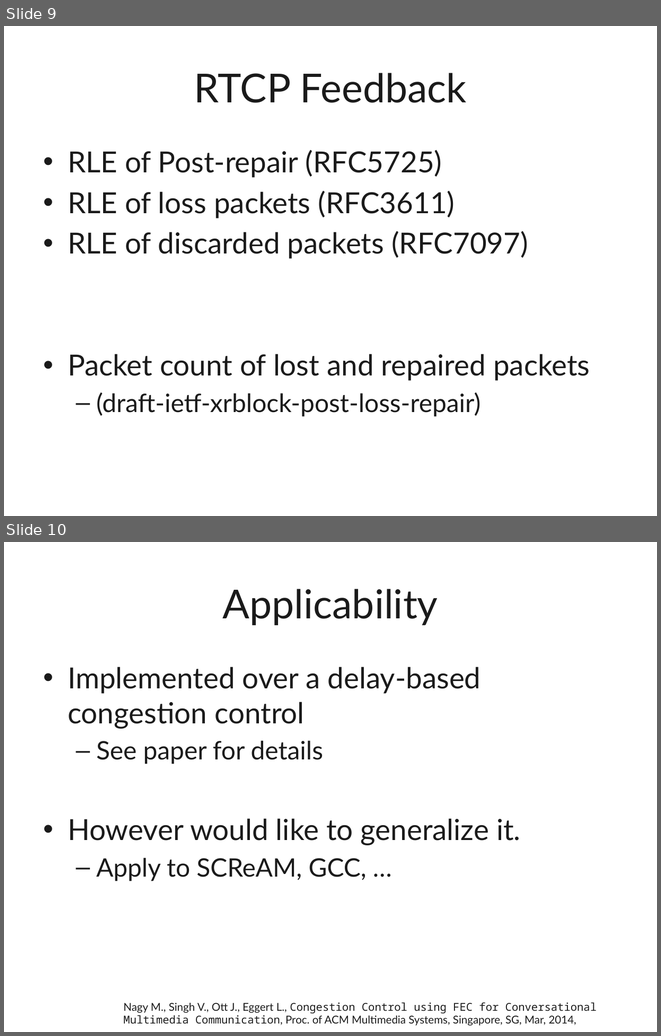
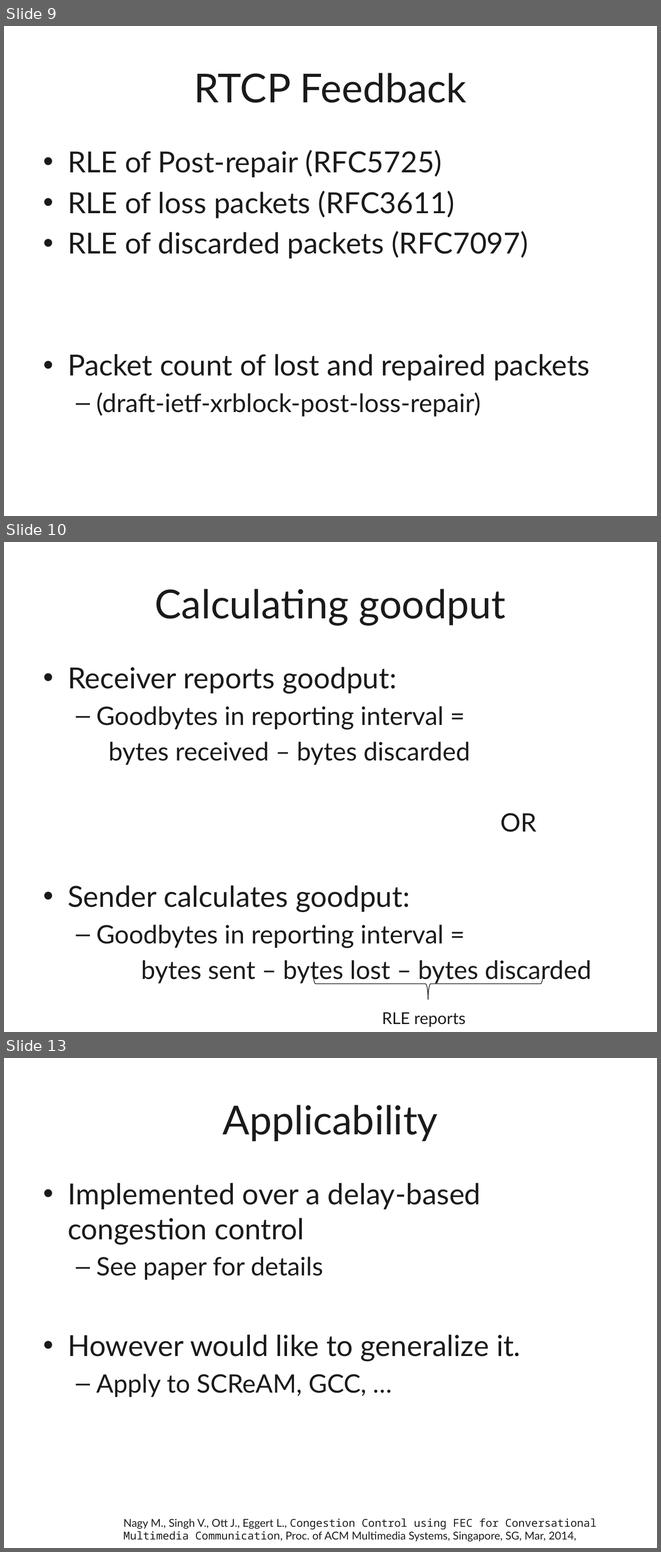
Before and after one commit to protocols-comnet/rmcat-adaptive-fec, a slide deck: presentations/91-rmcat-adaptive-fec.pptx. Shown one above the other, each under a label of ours: slides 9 and 10 before the commit, slides 9, 10 and 13 after it; the slides between them are not shown. The pictures are 661x1036 and 661x1552 pixels, drawn with LibreOffice and Linux fonts; fonts in the diff are those of the drawing. Boxes give left, top, right and bottom in pixels: in the first picture for what was removed or moved away, otherwise in the second. Text is boxed around its words. In the diff, an @@ line names an element or a change of style, - is before the commit and + after.

```diff
--- a/presentations/91-rmcat-adaptive-fec.pptx
+++ b/presentations/91-rmcat-adaptive-fec.pptx
@@ slide 10 added at box(4, 542, 657, 1032), background #FFFFFF @@
@@ title added at box(155, 589, 505, 625), 44 pt, text #1A1A1A @@
+Calculating goodput
@@ text added at box(68, 667, 591, 984), 28 pt, text #1A1A1A @@
+• Receiver reports goodput:
+  – Goodbytes in reporting interval =
+  bytes received – bytes discarded
+  OR
+• Sender calculates goodput:
+  – Goodbytes in reporting interval =
+  bytes sent – bytes lost – bytes discarded
@@ left brace added at box(313, 968, 544, 999), outline #191919 0.75 pt @@
@@ text added at box(382, 1012, 466, 1027), 18 pt, text #1A1A1A @@
+RLE reports
@@ what was slide 10 is now slide 13 @@
```
Also in this commit, not shown: 5 slides changed, 10 other slides added.
